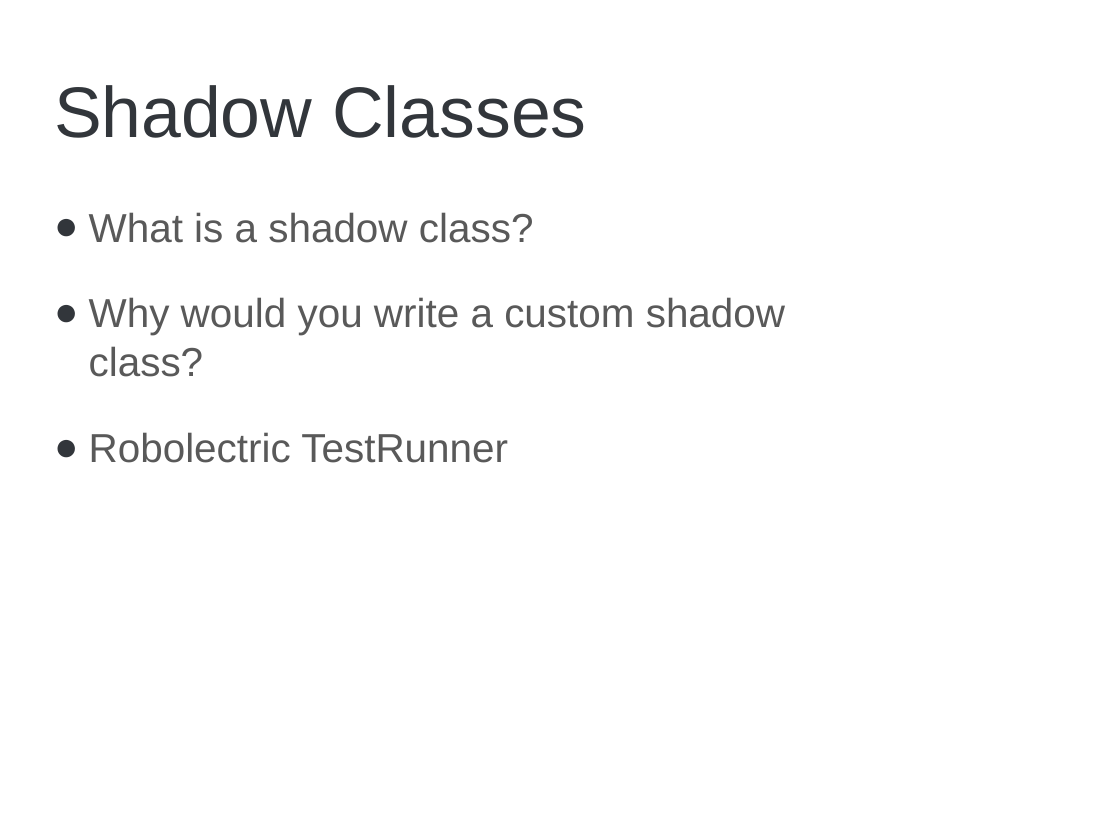
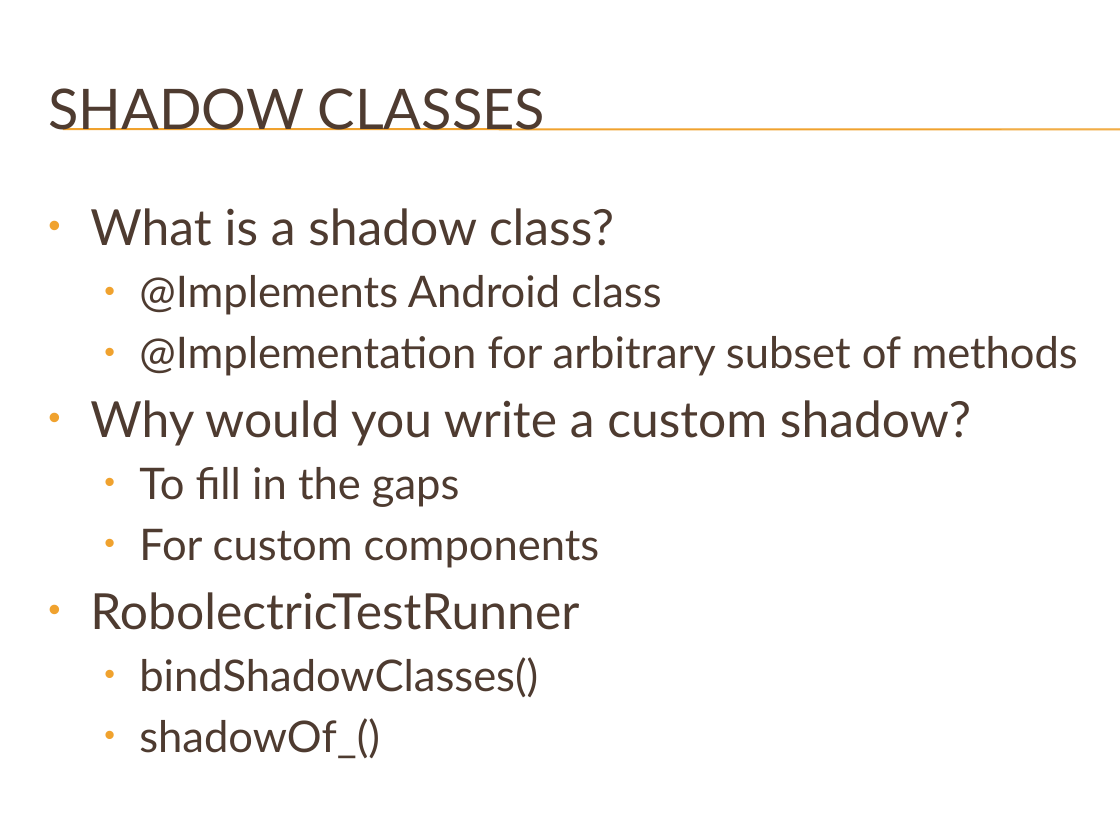
Before and after one commit to brycep/thomas, a slide deck: slide 10 of thomas-android/src/main/presentations/Unit Testing.pptx (slide 8 before the commit). Drawn at 1120x840 pixels with LibreOffice and Linux fonts; fonts in the diff are those of the drawing; background and template pictures are left out. Boxes give left, top, right and bottom in pixels: in the first picture for what was removed or moved away, otherwise in the second. Text is boxed around its words. In the diff, an @@ line names an element or a change of style, - is before the commit and + after.

Commit message:
Updated presentation theme and content. Should be more or less final at this point.

```diff
--- a/thomas-android/src/main/presentations/Unit Testing.pptx
+++ b/thomas-android/src/main/presentations/Unit Testing.pptx
@@ title at box(48, 88, 545, 131): text changed; size 46 to 36 pt; font Arial to Lato; text colour #32363B to #4E3B30 @@
-Shadow Classes
+SHADOW CLASSES
@@ line added from (63, 129) to (1120, 129), #F0A22E 0.75 pt @@
@@ line added from (63, 130) to (1120, 130), #F0A22E 0.75 pt @@
@@ text at box(90, 208, 614, 246): size 26 to 32 pt, font Arial to Lato, text colour #595959 to #4E3B30 in "What is a shadow class?"; bullet ● to •; less space between paragraphs; bullet colour #32363B to #F0A22E @@
@@ text at box(90, 275, 1078, 759): text changed; size 26 to 28 pt; font Arial to Lato; text colour #595959 to #4E3B30 @@
-● Why would you write a custom shadow class?
-● Robolectric TestRunner
+  • @Implements Android class
+  • @Implementation for arbitrary subset of methods
+• Why would you write a custom shadow?
+  • To fill in the gaps
+  • For custom components
+• RobolectricTestRunner
+  • bindShadowClasses()
+  • shadowOf_()
```
Also in this commit, not shown: 8 other slides changed, 5 slides added, 3 slides removed.
